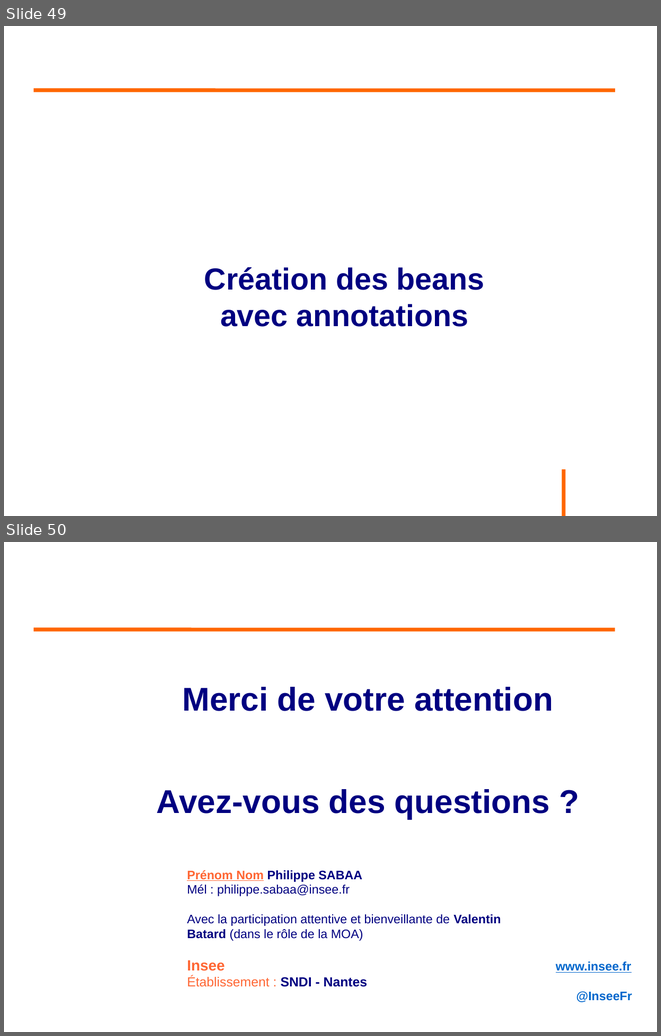
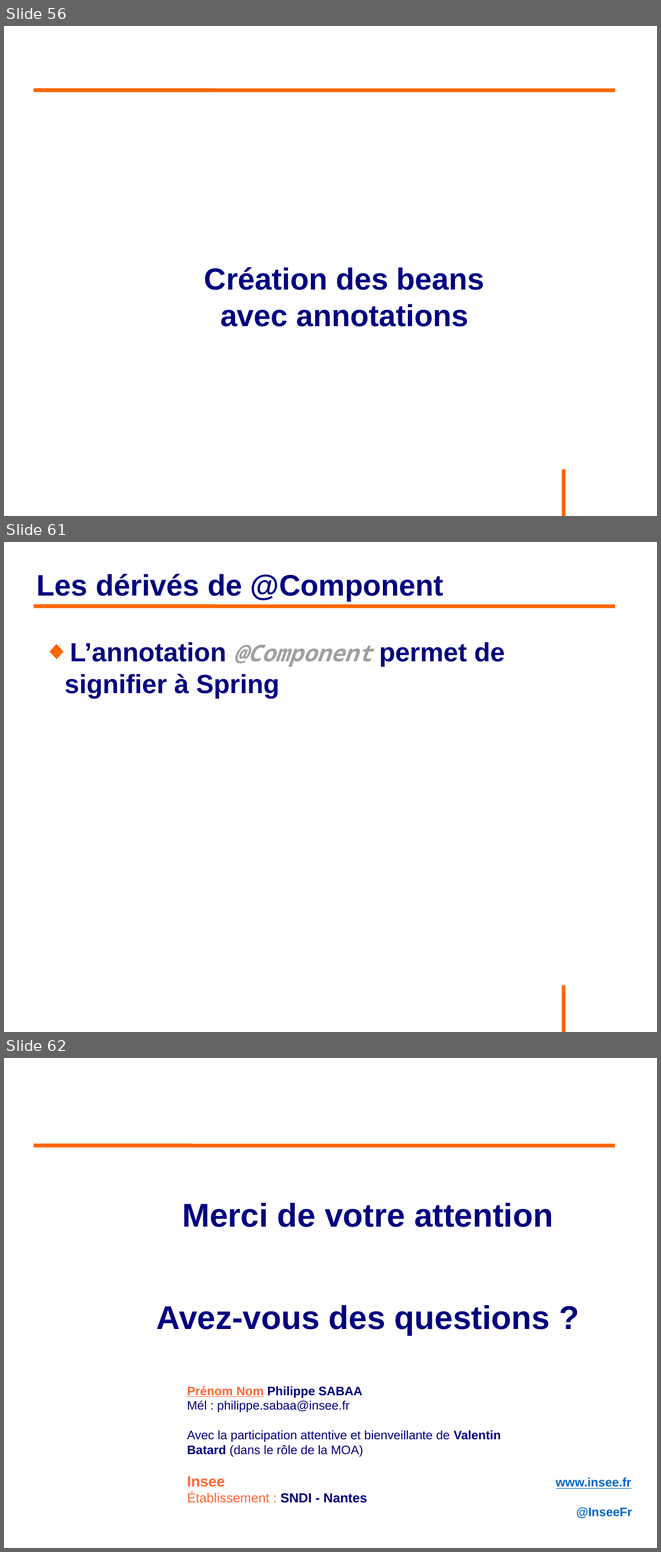
Before and after one commit to philphils/formation-spring, a slide deck: Documentation/diapo_formation_spring.odp. Shown one above the other, each under a label of ours: slides 49 and 50 before the commit, slides 56, 61 and 62 after it; the slides between them are not shown. The pictures are 661x1036 and 661x1552 pixels, drawn with LibreOffice and Linux fonts; fonts in the diff are those of the drawing; background and template pictures are left out. Boxes give left, top, right and bottom in pixels: in the first picture for what was removed or moved away, otherwise in the second. Text is boxed around its words. In the diff, an @@ line names an element or a change of style, - is before the commit and + after.

Commit message:
Avancement partie annotation

```diff
--- a/Documentation/diapo_formation_spring.odp
+++ b/Documentation/diapo_formation_spring.odp
@@ slide 61 added at [4, 542, 657, 1032], background #FFFFFF; not listed: 1 template element that a slide beside it also shows @@
@@ title added at [37, 574, 444, 601], 36 pt, text #000080, bold @@
+Les dérivés de @Component
@@ line added from (34, 606) to (616, 606), #FF6600 4.54 pt @@
@@ text added at [64, 642, 505, 698], 32 pt, text #000080, bold @@
+◆ L’annotation @Component permet de signifier à Spring
@@ what was slide 49 is now slide 56 @@
@@ what was slide 50 is now slide 62 @@
```
Also in this commit, not shown: 2 slides changed, 11 other slides added.
